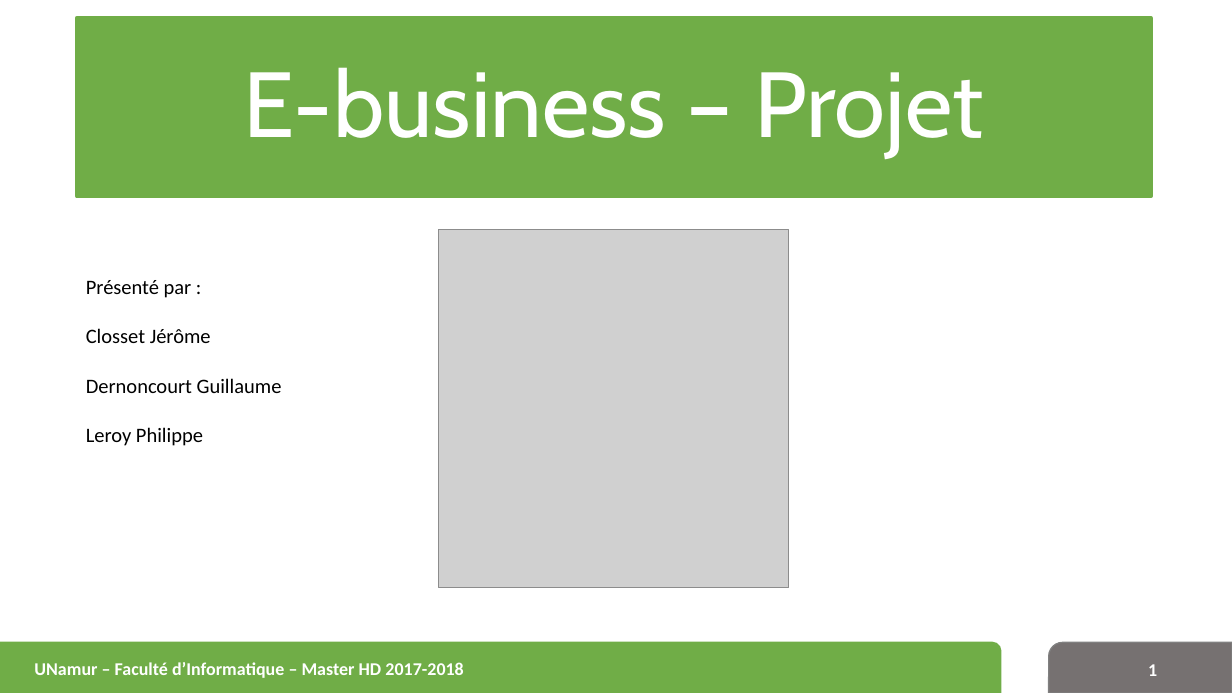
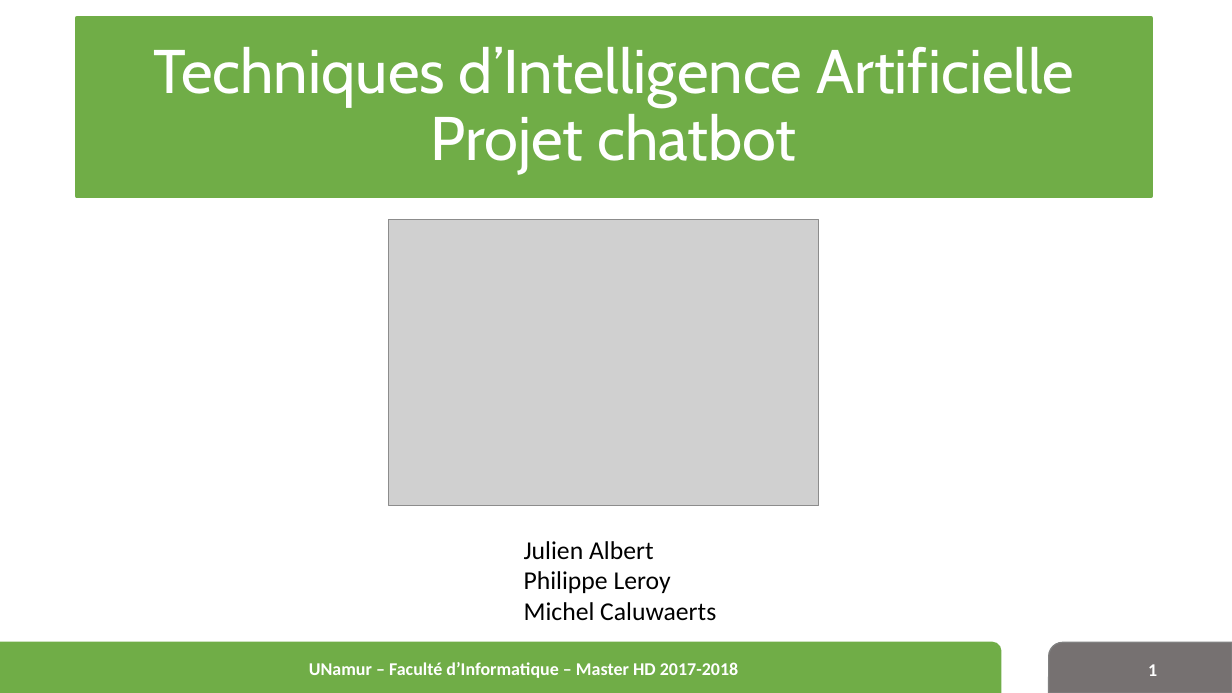
Before and after one commit to michelCalu/chatbot, a slide deck: slide 1 of eBusiness_v4.pptx. Drawn at 1232x693 pixels with LibreOffice and Linux fonts; fonts in the diff are those of the drawing; grey boxes stand for pictures; background and template pictures are left out. Boxes give left, top, right and bottom in pixels: in the first picture for what was removed or moved away, otherwise in the second. Text is boxed around its words. In the diff, an @@ line names an element or a change of style, - is before the commit and + after.

```diff
--- a/eBusiness_v4.pptx
+++ b/eBusiness_v4.pptx
@@ title at [153,47,1074,174]: text changed; size 72 to 48 pt @@
-E-business – Projet
+Techniques d’Intelligence Artificielle
+Projet chatbot
@@ picture: place and size @@
-picture at [439,229,789,588]
+picture at [389,219,819,506]
@@ text at [524,541,716,621]: text changed; size 16 to 20 pt @@
-Présenté par :
-Closset Jérôme
-Dernoncourt Guillaume
-Leroy Philippe
+Julien Albert
+Philippe Leroy
+Michel Caluwaerts
@@ text "UNamur – Faculté d’Informatique – ..." at [309,662,738,678]: alignment left to centre @@
```
Also in this commit, not shown: 2 other slides changed, 28 slides removed, 1 other file.
